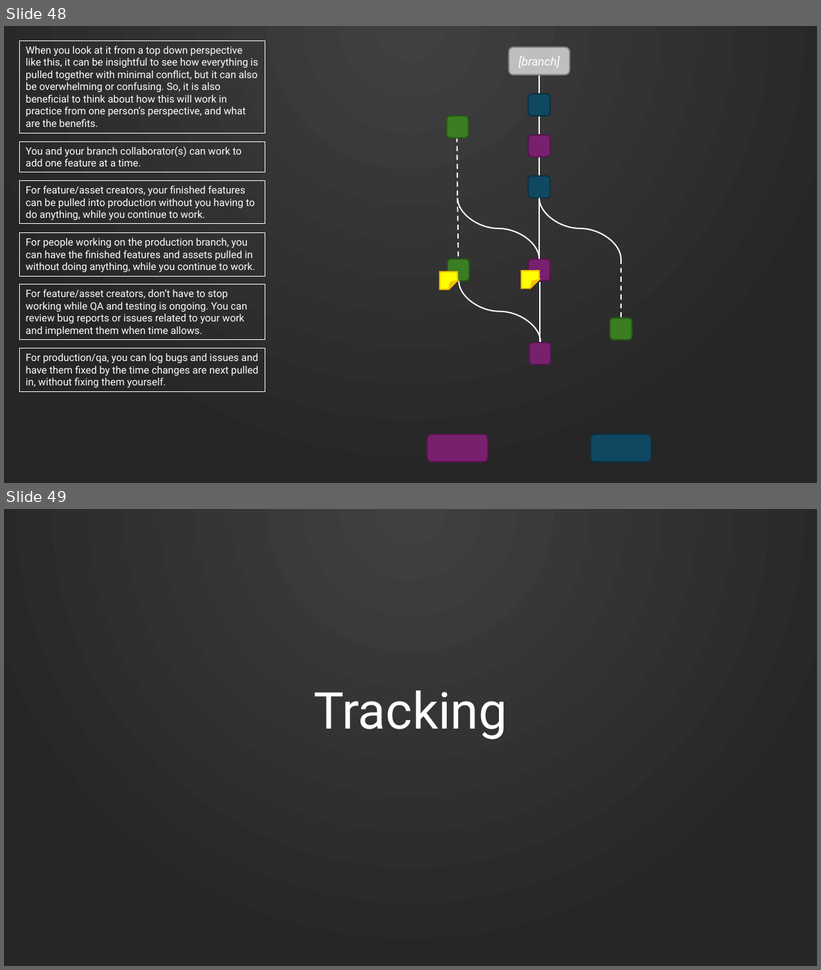
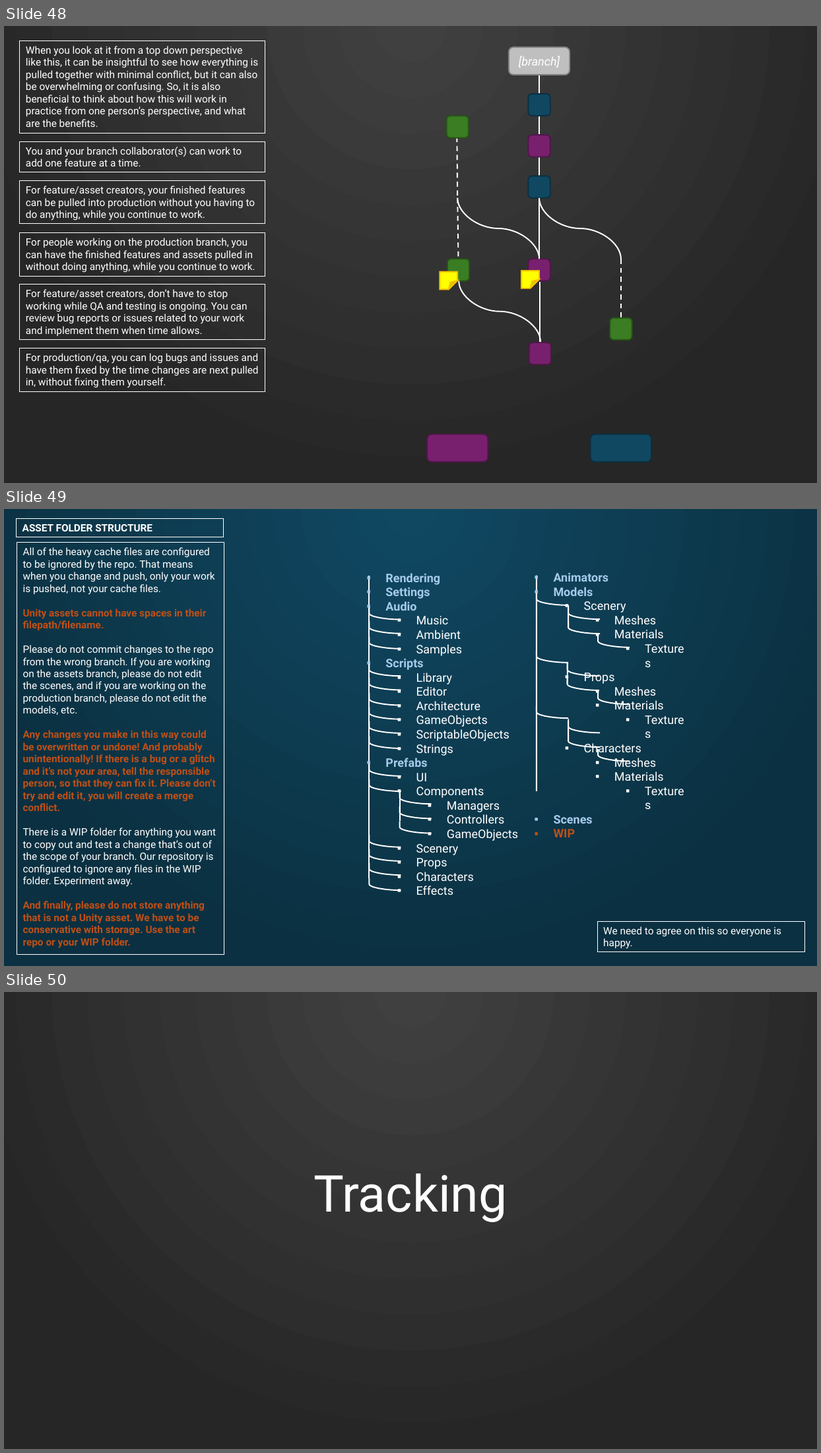
Before and after one commit to bu-teamh/GSP-Art-Collection, a slide deck: Samuel/GitHub Bible Master.pptx. Shown one above the other, each under a label of ours: slides 48 and 49 before the commit, slides 48, 49 and 50 after it. The pictures are 821x970 and 821x1453 pixels, drawn with LibreOffice and Linux fonts; fonts in the diff are those of the drawing. Boxes give left, top, right and bottom in pixels: in the first picture for what was removed or moved away, otherwise in the second. Text is boxed around its words. In the diff, an @@ line names an element or a change of style, - is before the commit and + after.

```diff
--- a/Samuel/GitHub Bible Master.pptx
+++ b/Samuel/GitHub Bible Master.pptx
@@ slide 49 added at [4, 509, 817, 966], background gradient #104862 to #0B3041 @@
@@ rectangle added at [16, 519, 224, 537], outline #FFFFFF 0.75 pt, 12 pt, text #FFFFFF, bold @@
+ASSET FOLDER STRUCTURE
@@ rectangle added at [17, 543, 224, 956], outline #FFFFFF 0.75 pt, 12 pt, text #FFFFFF @@
+All of the heavy cache files are configured to be ignored by the repo. That means when you change and push, only your work is pushed, not your cache files.
+Unity assets cannot have spaces in their filepath/filename.
+Please do not commit changes to the repo from the wrong branch. If you are working on the assets branch, please do not edit the scenes, and if you are working on the production branch, please do not edit the models, etc.
+Any changes you make in this way could be overwritten or undone! And probably unintentionally! If there is a bug or a glitch and it’s not your area, tell the responsible person, so that they can fix it. Please don’t try and edit it, you will create a merge conflict.
+There is a WIP folder for anything you want to copy out and test a change that’s out of the scope of your branch. Our repository is configured to ignore any files in the WIP folder. Experiment away.
+And finally, please do not store anything that is not a Unity asset. We have to be conservative with storage. Use the art repo or your WIP folder.
@@ group added at [370, 573, 664, 895]: 30 curved lines, 6 lines, 2 texts @@
+▪ Animators
+▪ Models
+  ▪ Scenery
+    ▪ Meshes
+    ▪ Materials
+      ▪ Textures
+  ▪ Props
+    ▪ Meshes
+    ▪ Materials
+      ▪ Textures
+  ▪ Characters
+    ▪ Meshes
+    ▪ Materials
+      ▪ Textures
+▪ Scenes
+▪ WIP
+▪ Rendering
+▪ Settings
+▪ Audio
+  ▪ Music
+  ▪ Ambient
+  ▪ Samples
+▪ Scripts
+  ▪ Library
+  ▪ Editor
+  ▪ Architecture
+  ▪ GameObjects
+  ▪ ScriptableObjects
+  ▪ Strings
+▪ Prefabs
+  ▪ UI
+  ▪ Components
+    ▪ Managers
+    ▪ Controllers
+    ▪ GameObjects
+  ▪ Scenery
+  ▪ Props
+  ▪ Characters
+  ▪ Effects
@@ rectangle added at [597, 922, 805, 953], outline #FFFFFF 0.75 pt, 12 pt, text #FFFFFF @@
+We need to agree on this so everyone is happy.
@@ what was slide 49 is now slide 50 @@
```
Also in this commit, not shown: 4 slides changed.
